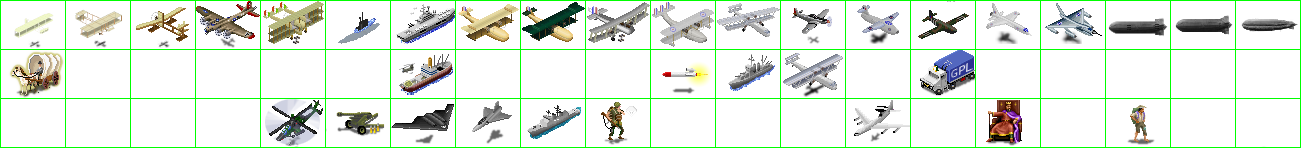
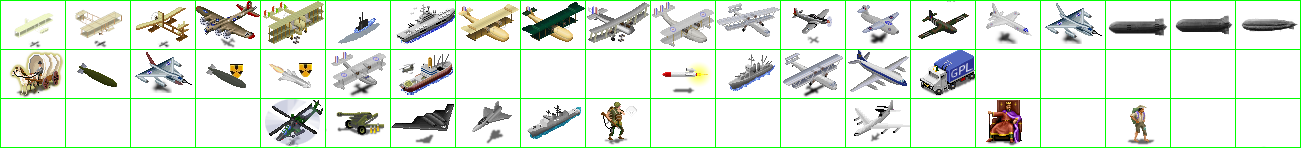
The second 1301 × 148 image is a revision of the first. Changes to its layers:
painted on "units" over <box>77,50,909,97</box>
